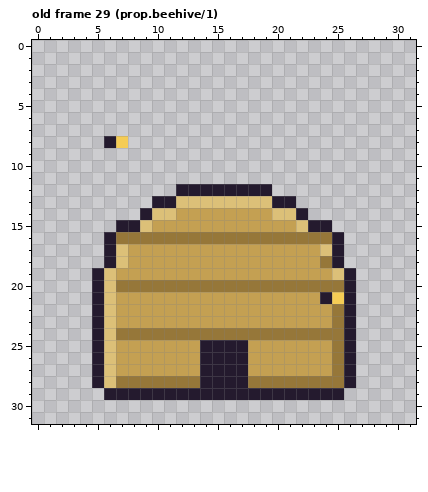
Pixel-art file: assets/aseprite/props.aseprite. That is the earlier state.
32x32 pixels, 54 frames. Shown: old frame 29 (prop.beehive/1). The commit also changed other frames, which this record leaves out.
After:
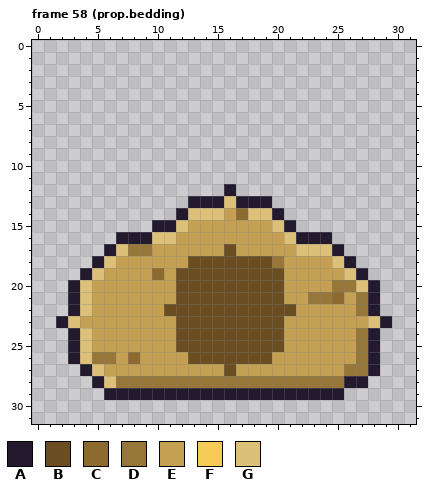
Palette (. is transparent): A #241a2e  B #6a4e22  C #8c6a30  D #967739  E #c4a052  F #f5cc55  G #dcc078
A new or re-ordered frame is compared with the old frame closest to it.
Changes in this commit:
frames 54 -> 58
--- frame 58 (prop.bedding) is new; against old frame 29 (prop.beehive/1)
@@ x 4..9 @@
  7 ......
- 8 ..AF..
+ 8 ......
  9 ......
@@ x 0..31 @@
 11 ................................
-12 ............AAAAAAAA............
-13 ..........AAGGGGGGGGAA..........
-14 .........AGGEEEEEEEEGGA.........
-15 .......AAGEEEEEEEEEEEEGAA.......
-16 ......ADDDDDDDDDDDDDDDDDDA......
-17 ......AGEEEEEEEEEEEEEEEEGA......
-18 ......AGEEEEEEEEEEEEEEEEDA......
-19 .....AGEEEEEEEEEEEEEEEEEEGA.....
-20 .....AGDDDDDDDDDDDDDDDDDDDA.....
-21 .....AGEEEEEEEEEEEEEEEEEAFA.....
-22 .....AGEEEEEEEEEEEEEEEEEEDA.....
-23 .....AGEEEEEEEEEEEEEEEEEEDA.....
-24 .....AGDDDDDDDDDDDDDDDDDDDA.....
-25 .....AGEEEEEEEAAAAEEEEEEEDA.....
-26 .....AGEEEEEEEAAAAEEEEEEEDA.....
-27 .....AGEEEEEEEAAAAEEEEEEEDA.....
-28 .....AGDDDDDDDAAAADDDDDDDDA.....
+12 ................A...............
+13 .............AAAGAAA............
+14 ............AGGGECGGA...........
+15 ..........AAGEEEEEEEGA..........
+16 .......AAAGGEEEEEEEEEGAAA.......
+17 ......AGDDEEEEEEBEEEEEGGGA......
+18 .....AGEEEEEEBBBBBBBDEEEEGA.....
+19 ....AGEEEECEBBBBBBBBBEEEEEGA....
+20 ...AGEEEEEEEBBBBBBBBBEEEEDDGA...
+21 ...AGEEEEEEEBBBBBBBBBEEDDCEDA...
+22 ...AGEEEEEEBBBBBBBBBBBEEEEEDA...
+23 ..AGEEEEEEEEBBBBBBBBBEEEEEEEGA..
+24 ...AGEEEEEEEBBBBBBBBBEEEEEEDA...
+25 ...AGEEEEEEEBBBBBBBBBEEEEEEDA...
+26 ...AGDDECEEEEBBBBBBBEEEEEEEDA...
+27 ....AGEEEEEEEEEEBEEEEEEEEEDDA...
+28 .....AGDDDDDDDDDDDDDDDDDDDAA....
 29 ......AAAAAAAAAAAAAAAAAAAA......
Pixel boxes of the changes (left, top, right, bottom) in both pictures:
erased: (104, 136, 128, 148)
changed: (56, 184, 392, 388)
